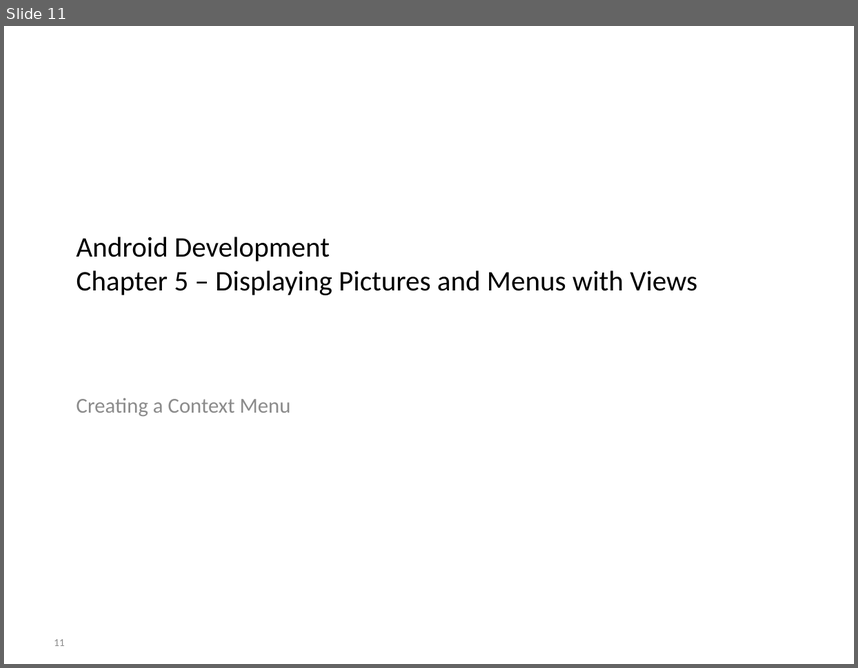
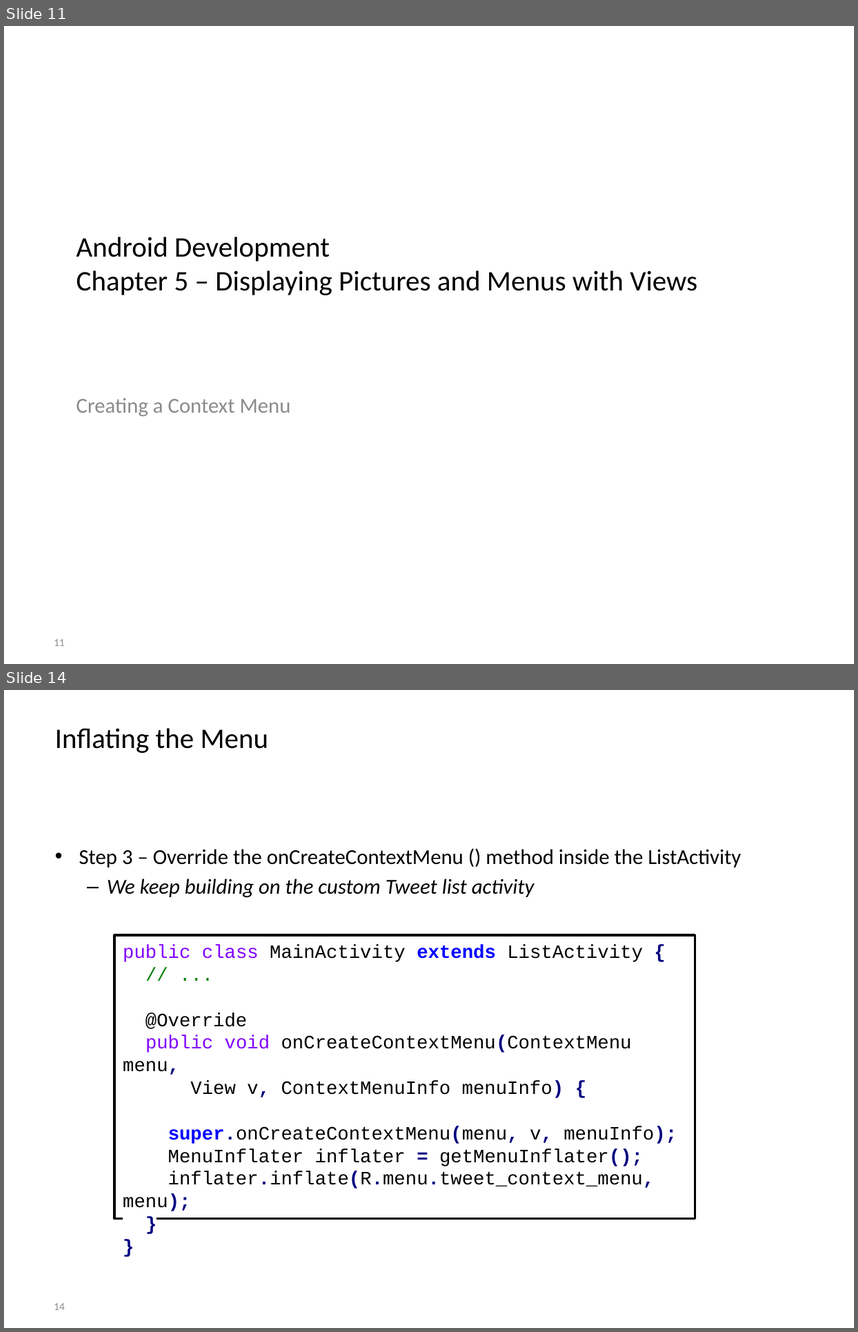
Before and after one commit to BioBoost/android_development_course, a slide deck: slides/chapter5_displaying_pictures_and_menus.pptx. Shown one above the other, each under a label of ours: slide 11 before the commit, slides 11 and 14 after it; the slides between them are not shown. The pictures are 858x668 and 858x1332 pixels, drawn with LibreOffice and Linux fonts; fonts in the diff are those of the drawing; background and template pictures are left out. Boxes give left, top, right and bottom in pixels: in the first picture for what was removed or moved away, otherwise in the second. Text is boxed around its words. In the diff, an @@ line names an element or a change of style, - is before the commit and + after.

Commit message:
Add slides on context menu for listview

```diff
--- a/slides/chapter5_displaying_pictures_and_menus.pptx
+++ b/slides/chapter5_displaying_pictures_and_menus.pptx
@@ slide 14 added at (4, 690, 854, 1328), background picture (left out) @@
@@ title added at (55, 728, 269, 753), 24 pt, text #000000 @@
+Inflating the Menu
@@ text added at (79, 849, 741, 898), 18 pt, text #000000 @@
+• Step 3 – Override the onCreateContextMenu () method inside the ListActivity
+  – We keep building on the custom Tweet list activity
@@ rectangle added at (114, 935, 695, 1218), fill #FFFFFF, outline #000000 2 pt, 16 pt, text #000000 @@
+public class MainActivity extends ListActivity {
+// ...
+@Override
+public void onCreateContextMenu(ContextMenu menu,
+View v, ContextMenuInfo menuInfo) {
+super.onCreateContextMenu(menu, v, menuInfo);
+MenuInflater inflater = getMenuInflater();
+inflater.inflate(R.menu.tweet_context_menu, menu);
+}
+}
@@ page number added at (54, 1303, 65, 1310), 9 pt, text #8C8C8C @@
+14
```
Also in this commit, not shown: 2 slides changed, 4 other slides added.
